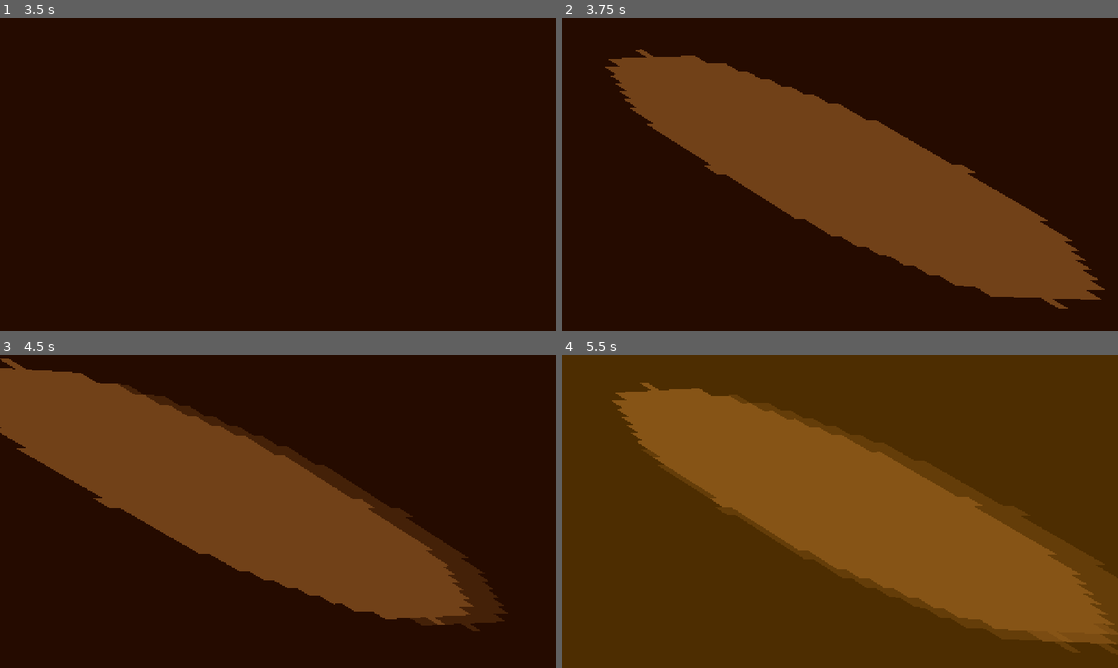
Above: before the commit, frames 1-4 (two rows, left to right).
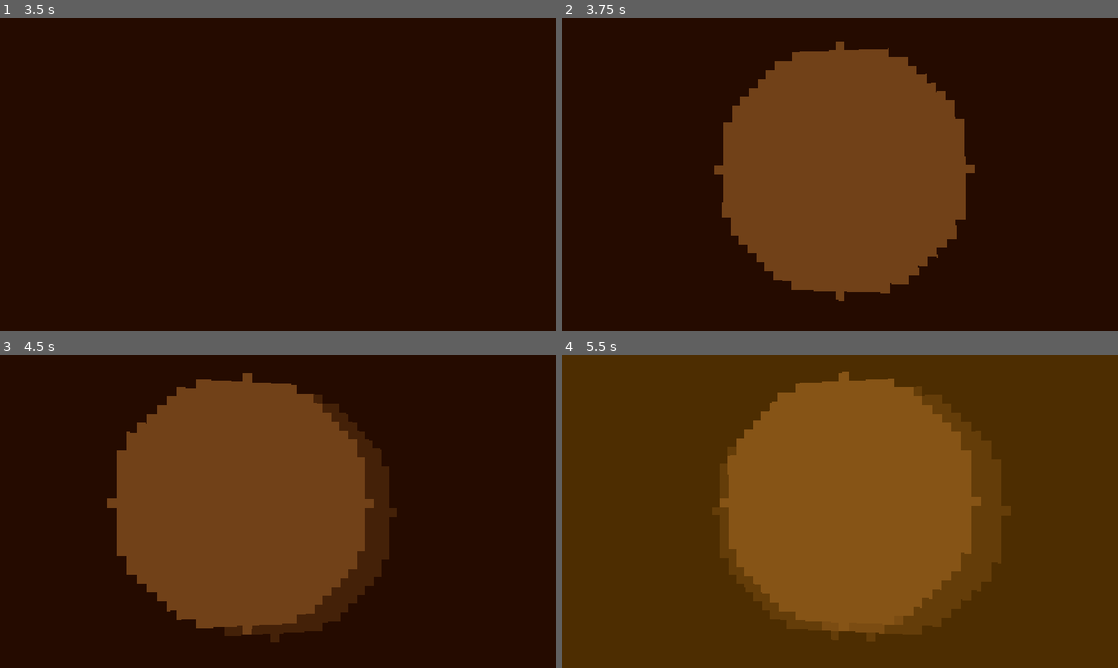
Above: after the commit, the same moments.

Repository: FoxyLight/cleanup-prototype
Game: Godot game, scene res://scenes/movie_studio/saloon_after_fight.tscn
Same seed, same stepped clock (60 frames per second), same inputs: the game is played once before the commit and once after it. This scene is started directly instead of the project's main scene.
Inputs (mouse positions are in pixels of both pictures, inside the frame that each line leads up to):
- Up to frame 1 (3.5 s): tap Enter at 0.5 s; move the mouse to (272, 180) at 0.52 s; press the mouse at (272, 180) at 0.53 s; hold W (move_forward) 0.53-2.78 s; move the mouse to (316, 177) at 1.27 s; release the mouse at (316, 177) at 1.28 s; click (316, 177) at 1.35 s; move the mouse to (233, 171) at 2.02 s; hold Tab (inspect) 2.03-2.78 s; click (233, 171) at 2.3 s; tap R (restart) at 2.75 s; move the mouse to (283, 174) at 2.77 s; hold A (move_left) from 2.78 s (still down); tap E (interact) at 2.85 s; click (283, 174) at 3.05 s
- Up to frame 2 (3.75 s): move the mouse to (817, 168) at 3.52 s; release A (move_left) at 3.53 s; press the mouse at (817, 168) at 3.53 s; hold W (move_forward) from 3.53 s (still down)
- Up to frame 3 (4.5 s): keep holding W (move_forward); tap R (restart) at 4.25 s; move the mouse to (305, 511) at 4.27 s; release the mouse at (305, 511) at 4.28 s; click (305, 511) at 4.35 s
- Up to frame 4 (5.5 s): keep holding W (move_forward); tap R (restart) at 5 s; move the mouse to (812, 511) at 5.02 s; hold Tab (inspect) from 5.03 s (still down); click (812, 511) at 5.3 s

Frame 1 is identical in both runs. In frame 2, 25% of the frame differs, in the area x 7-98%, y 7-93%; in frame 3, 29%, in the area x 0-92%, y 1-92%; in frame 4, 26%.

Commit message:
fix: correct Movie Studio vertical cleanable UV mapping

Diff:
--- a/scripts/movie_studio/movie_studio_cleanable.gd
+++ b/scripts/movie_studio/movie_studio_cleanable.gd
@@ -44,14 +44,18 @@
 			Vector3(half_width, 0.0, -half_height)
 		])
 	else:
+		# Keep the vertical surface's world X axis aligned with UV U
+		# and world Y axis aligned with UV V. The previous vertex order
+		# crossed those axes, which visibly stretched the cleaning brush
+		# on rectangular vertical surfaces such as the back wall and doors.
 		vertices = PackedVector3Array([
 			Vector3(-half_width, -half_height, 0.0),
+			Vector3(-half_width, half_height, 0.0),
 			Vector3(half_width, half_height, 0.0),
-			Vector3(-half_width, half_height, 0.0),
 
 			Vector3(-half_width, -half_height, 0.0),
-			Vector3(half_width, -half_height, 0.0),
-			Vector3(half_width, half_height, 0.0)
+			Vector3(half_width, half_height, 0.0),
+			Vector3(half_width, -half_height, 0.0)
 		])
 
 	var uv2 := PackedVector2Array([
